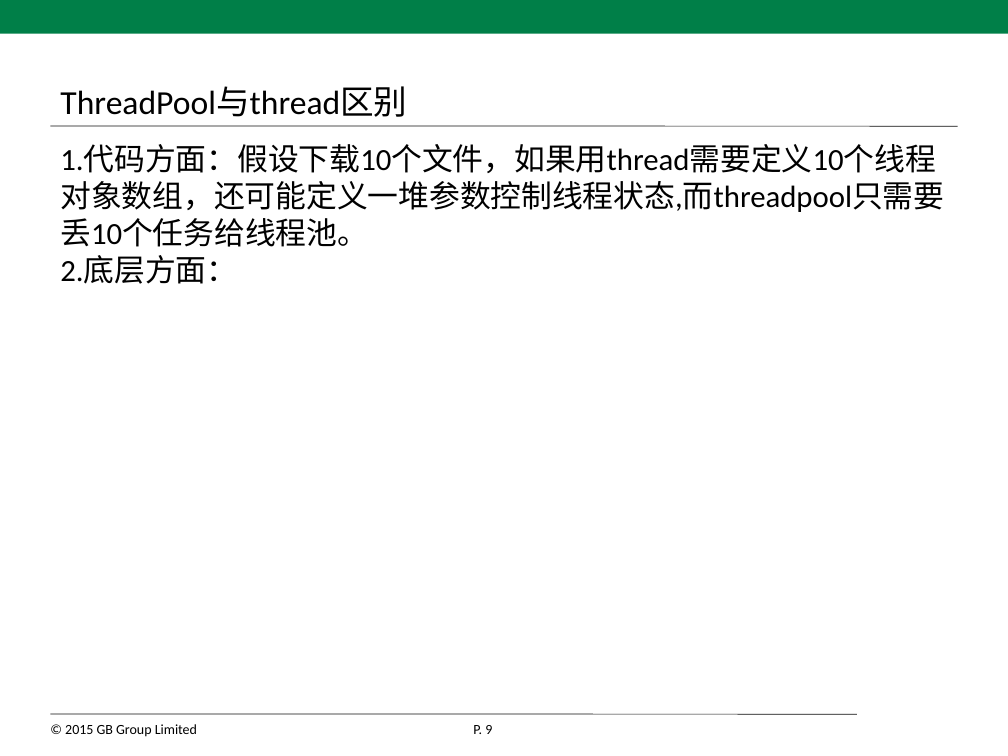
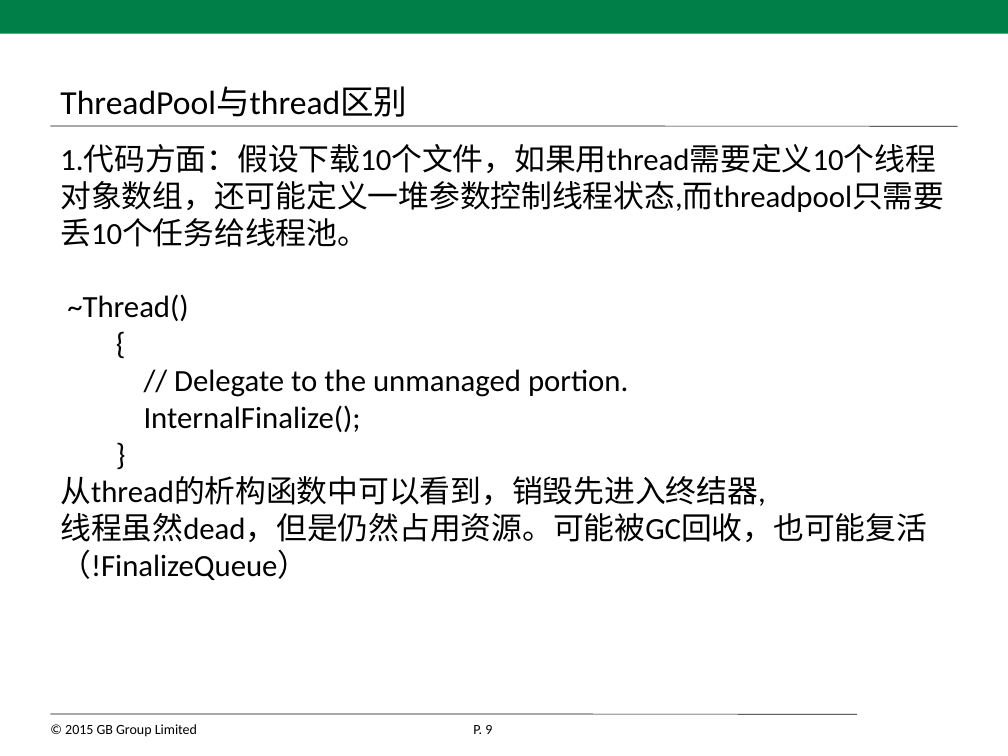
Before and after one commit to xiafeicn/AsyncProgram, a slide deck: slide 9 of 异步编程.pptx. Drawn at 1008x756 pixels with LibreOffice and Linux fonts; fonts in the diff are those of the drawing; background and template pictures are left out. Boxes give left, top, right and bottom in pixels: in the first picture for what was removed or moved away, otherwise in the second. Text is boxed around its words. In the diff, an @@ line names an element or a change of style, - is before the commit and + after.

Commit message:
多线程

```diff
--- a/异步编程.pptx
+++ b/异步编程.pptx
@@ text at box(60, 294, 927, 580): text changed @@
-2.底层方面：
+~Thread()
+{
+// Delegate to the unmanaged portion.
+InternalFinalize();
+}
+从thread的析构函数中可以看到，销毁先进入终结器,
+线程虽然dead，但是仍然占用资源。可能被GC回收，也可能复活（!FinalizeQueue）
```
Also in this commit, not shown: 1 slide added, 1 other file.
